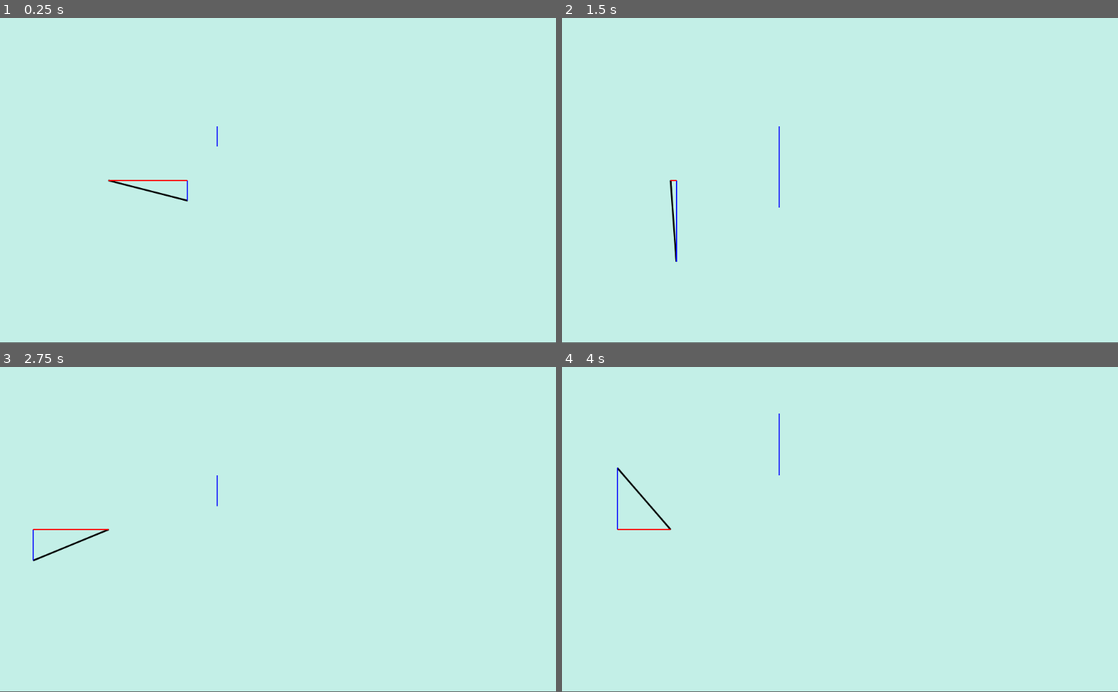
Above: before the commit, frames 1-4 (two rows, left to right).
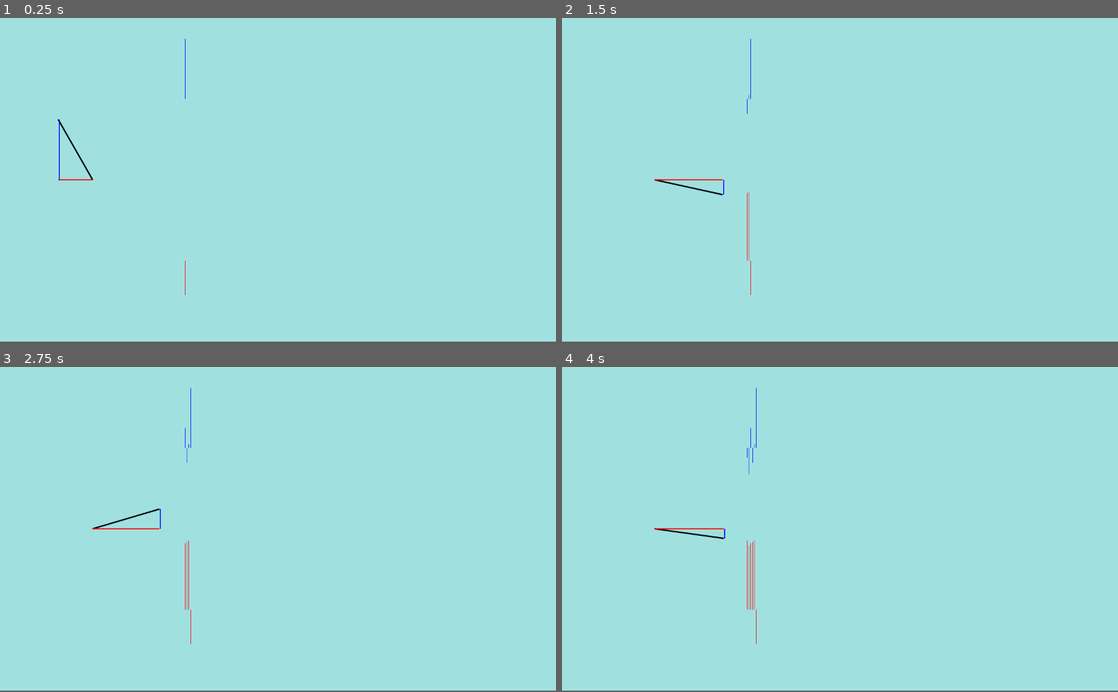
Above: after the commit, the same moments.

Repository: dvriesin/Unit-Circle-Godot
Game: Godot game, scene res://sayhello.tscn
Same seed, same stepped clock (60 frames per second), same inputs: the game is played once before the commit and once after it.
Inputs (mouse positions are in pixels of both pictures, inside the frame that each line leads up to):
- Up to frame 1 (0.25 s): no input
- Up to frame 2 (1.5 s): move the mouse to (962, 164) at 0.52 s; move the mouse to (728, 196) at 1.27 s
- Up to frame 3 (2.75 s): move the mouse to (333, 458) at 2.02 s
- Up to frame 4 (4 s): move the mouse to (812, 594) at 2.77 s; move the mouse to (1006, 578) at 3.52 s
In our replay, the window is 800x468 before the commit and 800x466 after it. These sizes can differ from the game's own. Grey fills any space a smaller window leaves; there, only what the larger window draws over its background counts as a difference.

The runs differ from the first frame. In frame 1, 100% of the frame differs, in the area x 0-100%, y 0-100%; in frame 2, 100%; in frame 3, 100%; in frame 4, 100%.

Commit message:
Add files via upload

Diff:
--- a/testing2/project.godot
+++ b/testing2/project.godot
@@ -17,7 +17,12 @@
 
 config/name="testing2"
 run/main_scene="res://sayhello.tscn"
-config/icon="res://icon.png"
+config/icon="res://icon.ico"
+
+[display]
+
+window/size/width=1200
+window/size/height=700
 
 [rendering]
 
--- a/testing2/sayhello.gd
+++ b/testing2/sayhello.gd
@@ -1,11 +1,22 @@
 extends Panel
 
+var graphNum=200
 var radius = 150
-var circleP = Vector2(200,300)
+var circleP = Vector2(200,350)
 var myP: PoolVector2Array = [circleP, circleP + Vector2(radius,0)]
 var sineHeight:float
-var roundAngle:int =0
+var roundAngleStart:int = 0
+var roundAngle:int = 0
+var roundAngleCounter:int = 0
+var theta = 0.0
+var drawNewGraphSine:bool = false
 
+var xAngle:float=0
+var graphStartPSine:PoolVector2Array = []
+var graphEndPSine:PoolVector2Array = []
+
+var graphStartPCos:PoolVector2Array = []
+var graphEndPCos:PoolVector2Array = []
 
 # Called when the node enters the scene tree for the first time.
 func _ready():
@@ -14,27 +25,64 @@
 	get_node("CoseLine").points = myP
 	get_node("SineLine").points = myP
 
-var theta = 0.0
+	#initialize graphs
+	for n in graphNum:
+		graphStartPSine.append(Vector2(n*4, 0) + Vector2(400, 175))
+		graphEndPSine.append (graphStartPSine[n])
+
+		graphStartPCos.append(Vector2(n*4, 0) + Vector2(400, 525))
+		graphEndPCos.append (graphStartPCos[n])
+
+
+
+
 func _process(delta):
-	theta += delta
+	roundAngleStart = roundAngle
+	theta = atan2(get_viewport().get_mouse_position().y - circleP.y, get_viewport().get_mouse_position().x - circleP.x)
 	roundAngle = int(theta*180/PI)
-	if roundAngle > 360:
-		roundAngle -= 360
-		theta -= 2*PI
-	if roundAngle < 0:
-		roundAngle += 360
-		theta += 2*PI
-	print(roundAngle)
+
+	roundAngleCounter += roundAngle - roundAngleStart
+	#checking for a change of 5 degrees
+	update()
+
+
+	#updating blue and red Trig lines
 	get_node("Radius").points[1] = Vector2(radius*cos(theta), radius*sin(theta)) + circleP
 	get_node("CoseLine").points[1] = myP[0] + Vector2(radius*cos(theta), 0)
 	get_node("SineLine").points[0] = get_node("CoseLine").points[1]
 	get_node("SineLine").points[1] = get_node("SineLine").points[0] + Vector2(0,radius*sin(theta))
-	update()
 
-#drawing sine lines
+
+#drawing sine lines and cos lines
 func _draw():
-	var startHeight:Vector2 = Vector2(400,200)
+	#sine line
+	var startHeightSine:Vector2 = Vector2(400,175)
 	var sineVec:Vector2 = get_node("SineLine").points[1] - get_node("SineLine").points[0]
-	var endHeightLength:float = sineVec.length()*sineVec.sign().y
-	var endHeight:Vector2 = startHeight + Vector2(0, endHeightLength)
-	draw_line(startHeight, endHeight ,Color(0.0,0.0,1.0),2.0)
+	var endHeightLengthSin:float = sineVec.length()*sineVec.sign().y
+	var endHeightSine:Vector2 = startHeightSine + Vector2(0, endHeightLengthSin)
+	#draw_line(startHeightSine, endHeightSine ,Color(0.0,0.0,1.0),2.0)
+
+	#cos line
+	var startHeightCos:Vector2 = Vector2(400,525)
+	var cosVec:Vector2 = get_node("CoseLine").points[1] - get_node("CoseLine").points[0]
+	var endHeightLengthCos:float = -cosVec.length()*cosVec.sign().x
+	var endHeightCos:Vector2 = startHeightCos + Vector2(0, endHeightLengthCos)
+	#draw_line(startHeightCos, endHeightCos ,Color(1.0,0.0,0.0),2.0)
+
+	#moving lines down
+	if abs(roundAngleCounter) > 5:
+		roundAngleCounter = 0
+		for i in range(graphNum - 1, 0, -1):
+			graphEndPSine[i].y = graphEndPSine[i-1].y
+			graphEndPCos[i].y = graphEndPCos[i-1].y
+
+		graphEndPSine[0] =  Vector2(400,endHeightSine.y)
+		graphEndPCos[0] = Vector2(400,endHeightCos.y)
+
+
+
+
+	#draw the graphs
+	for i in graphNum:
+		draw_line(graphStartPSine[i], graphEndPSine[i], Color(0.0, 0.0, 1.0), 1.0)
+		draw_line(graphStartPCos[i], graphEndPCos[i], Color(1.0, 0.0, 0.0), 1.0)
--- a/testing2/sayhello.tscn
+++ b/testing2/sayhello.tscn
@@ -3,13 +3,13 @@
 [ext_resource path="res://sayhello.gd" type="Script" id=1]
 
 [sub_resource type="StyleBoxFlat" id=1]
-bg_color = Color( 0.764706, 0.937255, 0.905882, 1 )
+bg_color = Color( 0.627451, 0.882353, 0.878431, 1 )
 
 [node name="Node2D" type="Node2D"]
 
 [node name="Panel" type="Panel" parent="."]
-margin_right = 1024.0
-margin_bottom = 599.0
+margin_right = 1200.0
+margin_bottom = 900.0
 custom_styles/panel = SubResource( 1 )
 script = ExtResource( 1 )
 __meta__ = {
@@ -17,17 +17,18 @@
 }
 
 [node name="Radius" type="Line2D" parent="Panel"]
-points = PoolVector2Array( 156.721, 133.386, 300.352, 260.638 )
+points = PoolVector2Array( 200, 350, 350, 350 )
 width = 2.0
 default_color = Color( 0, 0, 0, 1 )
 antialiased = true
 
 [node name="SineLine" type="Line2D" parent="Panel"]
-points = PoolVector2Array( 82, 252, 129, 343 )
+position = Vector2( 2.37842, 0 )
+points = PoolVector2Array( 200, 350, 350, 350 )
 width = 2.0
 default_color = Color( 0, 0, 1, 1 )
 
 [node name="CoseLine" type="Line2D" parent="Panel"]
-points = PoolVector2Array( 133, 228, 181, 267 )
+points = PoolVector2Array( 200, 350, 200, 350 )
 width = 2.0
 default_color = Color( 1, 0, 0, 1 )
Not shown, added: testing2/export_presets.cfg
Binary file added: testing2/icon.ico
Binary file added: testing2/web/unit_Circle.png
Not shown, added: testing2/web/unit_Circle.html
Not shown, added: testing2/web/unit_Circle.js
Not shown, added: testing2/web/unit_Circle.pck
Not shown, added: testing2/web/unit_Circle.wasm
